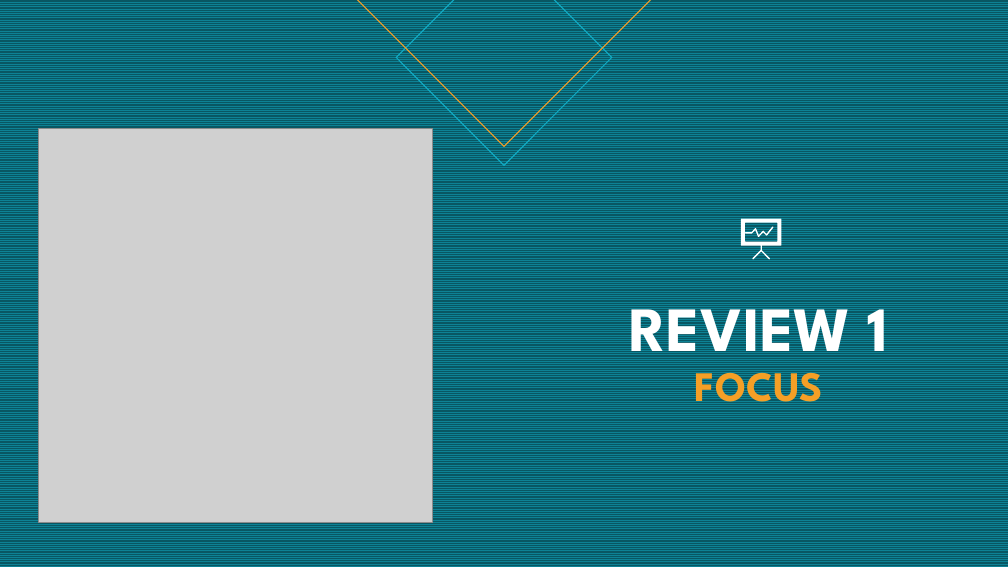
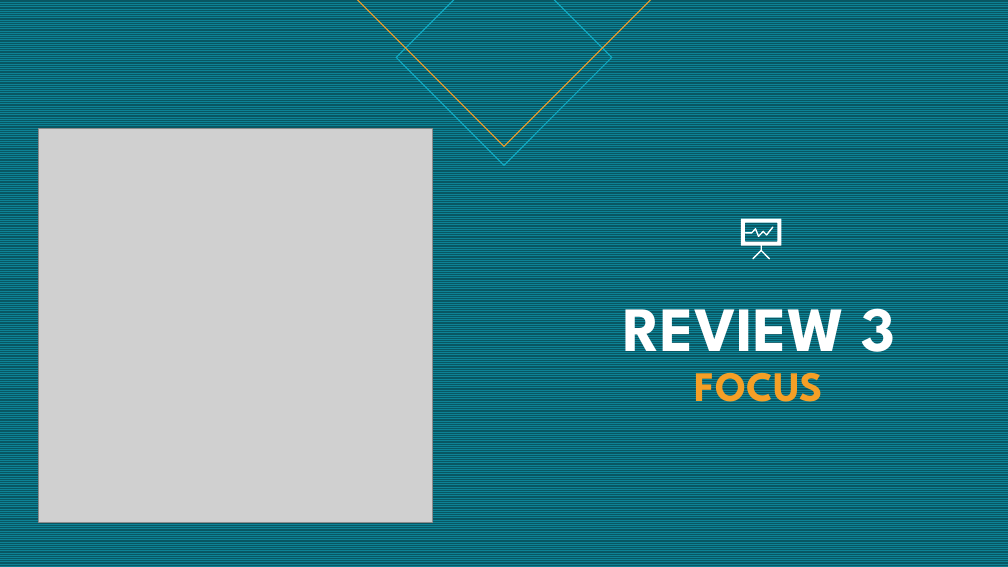
Before and after one commit to VaibhaveS/Focus, a slide deck: slide 1 of Documents/IP_Project.pptx. Drawn at 1008x567 pixels with LibreOffice and Linux fonts; fonts in the diff are those of the drawing; grey boxes stand for pictures. Boxes give left, top, right and bottom in pixels: in the first picture for what was removed or moved away, otherwise in the second. Text is boxed around its words. In the diff, an @@ line names an element or a change of style, - is before the commit and + after.

```diff
--- a/Documents/IP_Project.pptx
+++ b/Documents/IP_Project.pptx
@@ title at <box>623,289,895,414</box>: text changed @@
-REVIEW 1
-FOCUS
+REVIEW 3
+FOCUS
```
Also in this commit, not shown: 7 other slides changed, 9 slides added.
